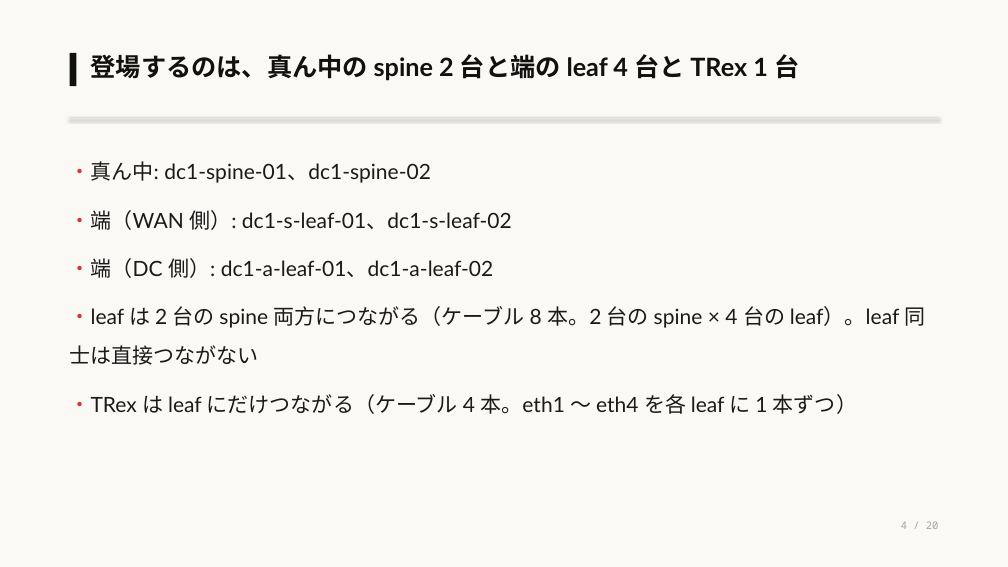
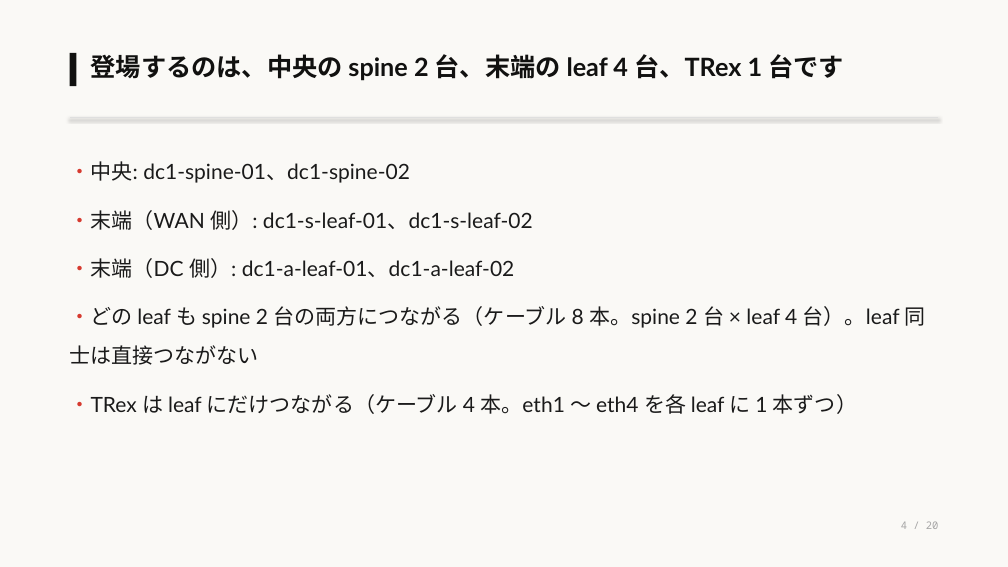
Before and after one commit to eddie-eights/nwc-poc, a slide deck: slide 4 of docs/lab-network-architecter.pptx. Drawn at 1008x567 pixels with LibreOffice and Linux fonts; fonts in the diff are those of the drawing. Boxes give left, top, right and bottom in pixels: in the first picture for what was removed or moved away, otherwise in the second. Text is boxed around its words. In the diff, an @@ line names an element or a change of style, - is before the commit and + after.

```diff
--- a/docs/lab-network-architecter.pptx
+++ b/docs/lab-network-architecter.pptx
@@ text at bbox=[91, 54, 844, 81]: text changed @@
-登場するのは、真ん中の spine 2 台と端の leaf 4 台と TRex 1 台
+登場するのは、中央の spine 2 台、末端の leaf 4 台、TRex 1 台です
@@ text at bbox=[70, 161, 926, 365]: text changed @@
-・真ん中: dc1-spine-01、dc1-spine-02
-・端（WAN 側）: dc1-s-leaf-01、dc1-s-leaf-02
-・端（DC 側）: dc1-a-leaf-01、dc1-a-leaf-02
-・leaf は 2 台の spine 両方につながる（ケーブル 8 本。2 台の spine × 4 台の leaf）。leaf 同士は直接つながない
+・中央: dc1-spine-01、dc1-spine-02
+・末端（WAN 側）: dc1-s-leaf-01、dc1-s-leaf-02
+・末端（DC 側）: dc1-a-leaf-01、dc1-a-leaf-02
+・どの leaf も spine 2 台の両方につながる（ケーブル 8 本。spine 2 台 × leaf 4 台）。leaf 同士は直接つながない
```
Also in this commit, not shown: 19 other slides changed, 1 other file.
